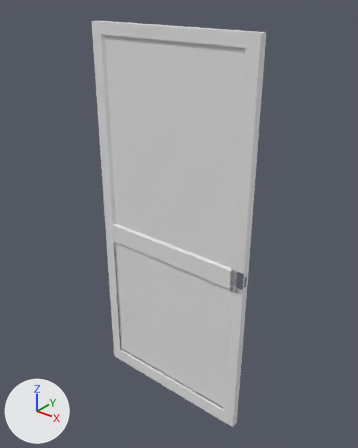
The FBX model puerta.fbx, before and after one commit.
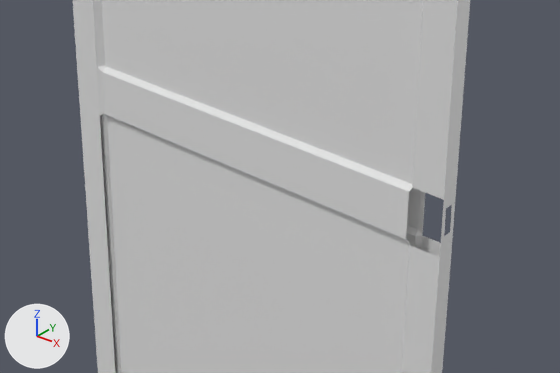
Each version appears first whole from a 50 mm camera at (4.91, -5.9, 4.01) aimed at (0.04, 0.18, 0.24), and next in a close-up on the part from 21% to 80% of the width and 44% to 76% of the height. Lighting does not change. The marker at lower left points along +X, +Y and +Z. Materials are left out; every surface is plain grey. Where no turn or scale is listed for an object, it has been applied to the vertices. Vertices at the same position are counted once.
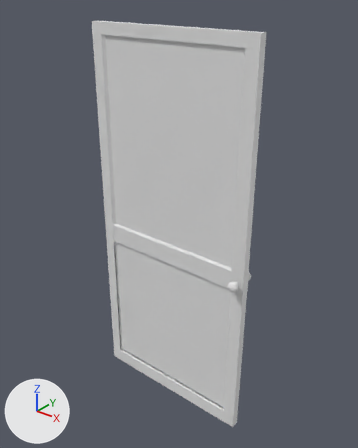
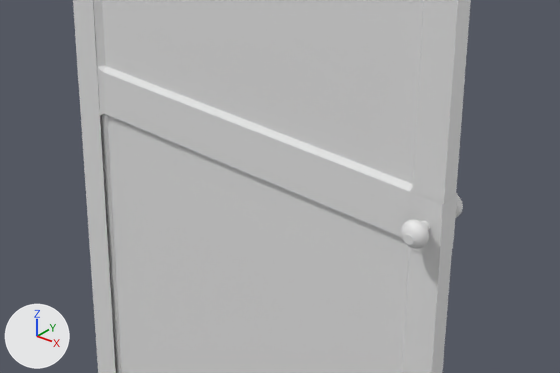
Patch to the scene script:
```diff
--- a/puerta.fbx.py
+++ b/puerta.fbx.py
@@ me_cube @@
 # used by ob_cube; location = (-0.016, 0.0, 0.029); rotation_euler = (-0.000388, 0.0046, 0.0000195), in degrees (0, 0.3, 0); scale = (-1.55, -0.0698, -3.43)
-me_cube.from_pydata(...)  # 76 vertices, 55 faces; spans x -1.0..1.0, y -1.0..1.02, z -1.0..1.0
+me_cube.from_pydata(...)  # 75 vertices, 58 faces; spans x -90.5..5.04, y -92.27..112.86, z -0.57..0.37
+# me_cube part 1
+# 1 vertex is removed from x -0.85, y -0.94, z 0.15
+# 75 vertices are added at x -90.5..5.04, y -92.27..112.86, z -0.57..0.37
+# 58 new faces join them
@@ me_cylinder_004 @@
+me_cylinder_004.from_pydata(...)  # 64 vertices, 32 faces; spans x -0.038..0.038, y -0.271..0.271, z -0.036..0.036
@@ me_cylinder_001 @@
+me_cylinder_001.from_pydata([(0.114, 0.083, 0.192), (0.115, 0.073, -0.199), (0.114, -0.084, 0.192), (0.114, -0.075, -0.201), (-0.095, 0.083, 0.192), (-0.095, 0.083, -0.202), (-0.095, -0.084, 0.192), (-0.095, -0.084, -0.202), (0.114, 0.034, 0.192), (0.114, 0.031, -0.202), (0.114, -0.03, 0.192), (0.114, -0.025, -0.202)], [], [(2, 3, 7, 6), (4, 5, 1, 0), (0, 1, 9, 8), (3, 2, 10, 11)])
@@ me_cylinder_003 @@
+me_cylinder_003.from_pydata(...)  # 64 vertices, 2 faces; spans x -0.038..0.038, y -0.271..0.271, z -0.036..0.036
@@ me_cylinder_002 @@
+me_cylinder_002.from_pydata([(0.114, 0.034, 0.192), (0.114, 0.031, -0.202), (0.114, -0.03, 0.192), (0.114, -0.025, -0.202)], [], [(0, 1, 3, 2)])
@@ me_cylinder @@
+me_cylinder.from_pydata(...)  # 971 vertices, 1024 faces; spans x -2.77..0.11, y -0.27..0.27, z -0.19..3.77
@@ ob_cube @@
 ob_cube = bpy.data.objects.new('Cube', me_cube)
-ob_cube.location = (-0.016, 0.0, 0.029)
-ob_cube.rotation_euler = (-0.000388, 0.0046, 0.0000195)  # degrees (0, 0.3, 0)
-ob_cube.scale = (-1.55, -0.0698, -3.43)
+ob_cube.location = (1.43, 0.003, -0.301)
+ob_cube.rotation_euler = (1.58, -0.0118, 0.0166)  # degrees (91, -0.7, 1)
+ob_cube.scale = (0.0337, 0.0337, 0.27)
@@ ob_cylinder_004 @@
+ob_cylinder_004 = bpy.data.objects.new('Cylinder.004', me_cylinder_004)
+ob_cylinder_004.location = (1.43, 0.003, -0.301)
@@ ob_cylinder_001 @@
+ob_cylinder_001 = bpy.data.objects.new('Cylinder.001', me_cylinder_001)
+ob_cylinder_001.location = (1.43, 0.003, -0.301)
@@ ob_cylinder_003 @@
+ob_cylinder_003 = bpy.data.objects.new('Cylinder.003', me_cylinder_003)
+ob_cylinder_003.location = (1.43, 0.003, -0.301)
@@ ob_cylinder_002 @@
+ob_cylinder_002 = bpy.data.objects.new('Cylinder.002', me_cylinder_002)
+ob_cylinder_002.location = (1.43, 0.003, -0.301)
@@ ob_cylinder @@
+ob_cylinder = bpy.data.objects.new('Cylinder', me_cylinder)
+ob_cylinder.location = (1.43, 0.003, -0.301)
```

Pixel boxes (x1, y1, x2, y2) of what changed, in the close-ups (560 x 373 px):
'Cube', reshaped, moved, turned, rescaled
    before: (73, 0, 470, 373)
    after: (73, 0, 471, 373)
'Cylinder.001', added
    after: (410, 193, 458, 260)
'Cylinder', added
    after: (401, 195, 463, 249)
'Cylinder.002', added
    after: (444, 197, 453, 256)
'Cylinder.003', added
    after: (404, 235, 413, 245)
'Cylinder.004', added
    after: (406, 221, 430, 242)
part 1 of me_cube, built on
    after: (73, 0, 471, 373)
